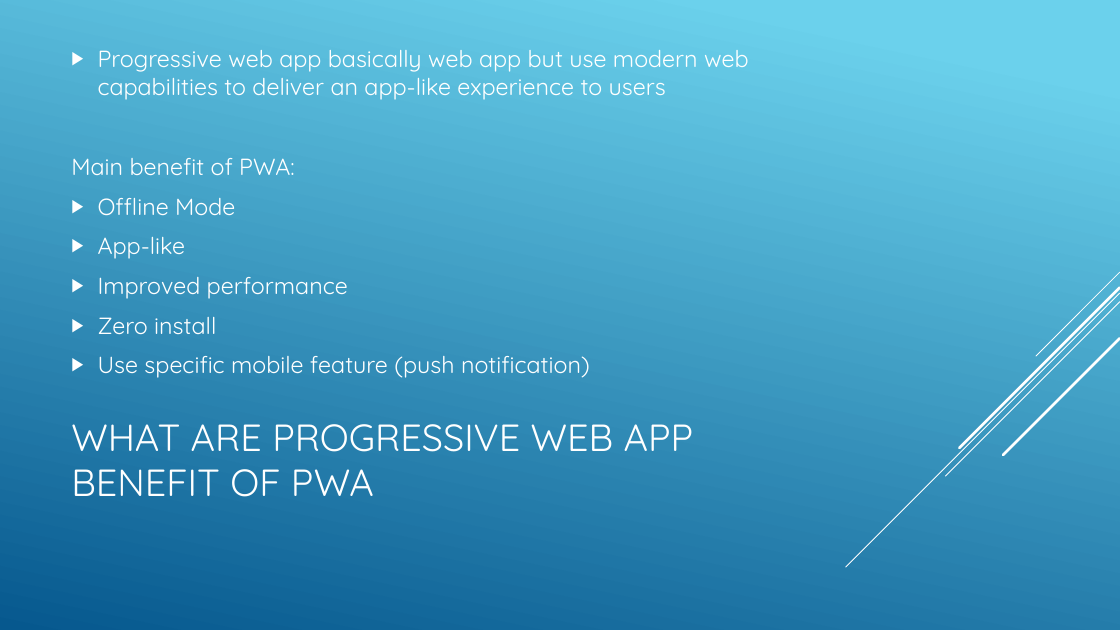
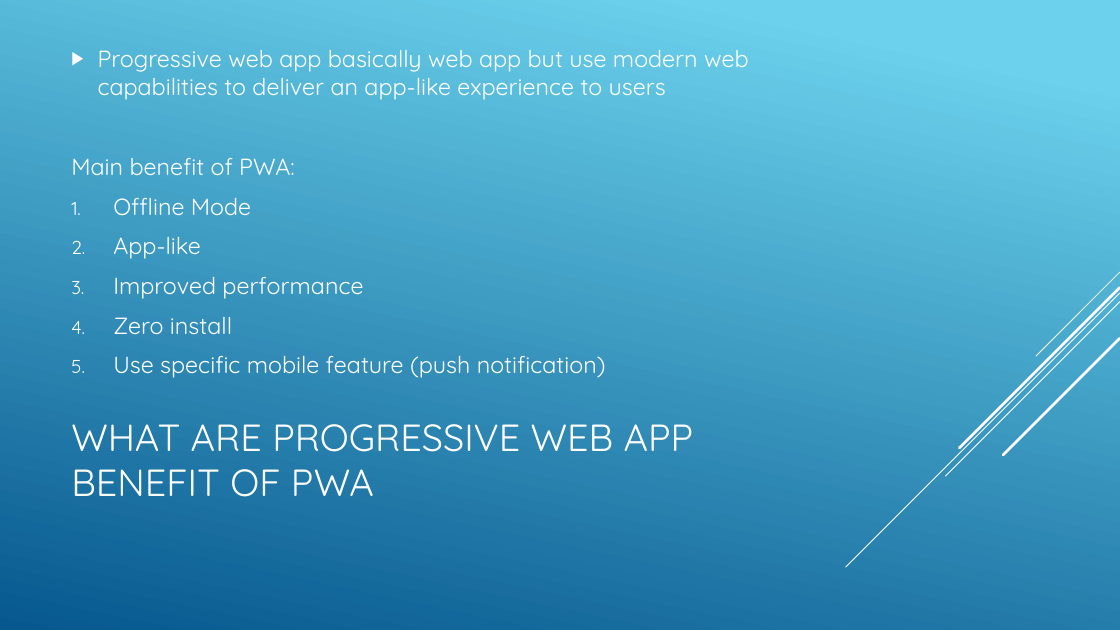
Before and after one commit to ngohungphuc/Presentation, a slide deck: slide 3 of Progressive Web App/PWA.pptx. Drawn at 1120x630 pixels with LibreOffice and Linux fonts; fonts in the diff are those of the drawing. Boxes give left, top, right and bottom in pixels: in the first picture for what was removed or moved away, otherwise in the second. Text is boxed around its words. In the diff, an @@ line names an element or a change of style, - is before the commit and + after.

```diff
--- a/Progressive Web App/PWA.pptx
+++ b/Progressive Web App/PWA.pptx
@@ text at (x1=113, y1=198, x2=606, y2=378): bullet ▶ to 1. @@
```
Also in this commit, not shown: 1 other slide changed, 1 slide added.
